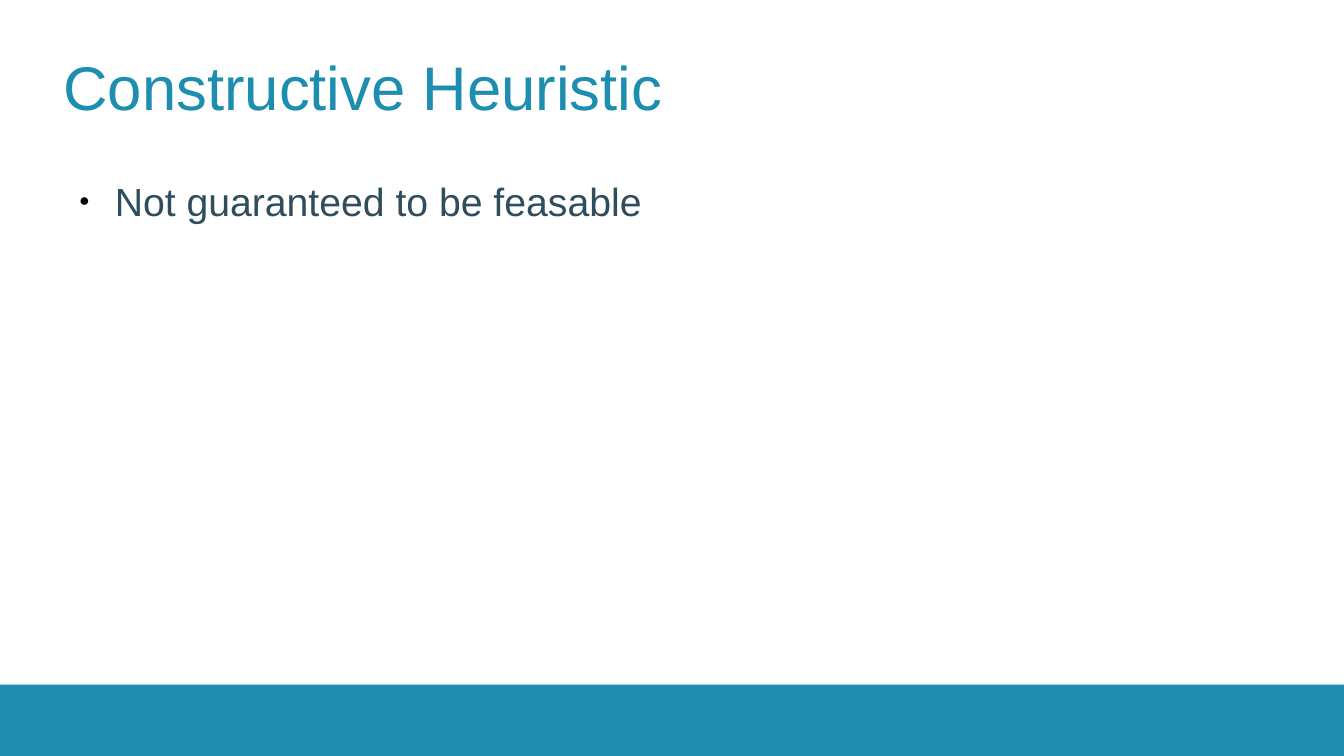
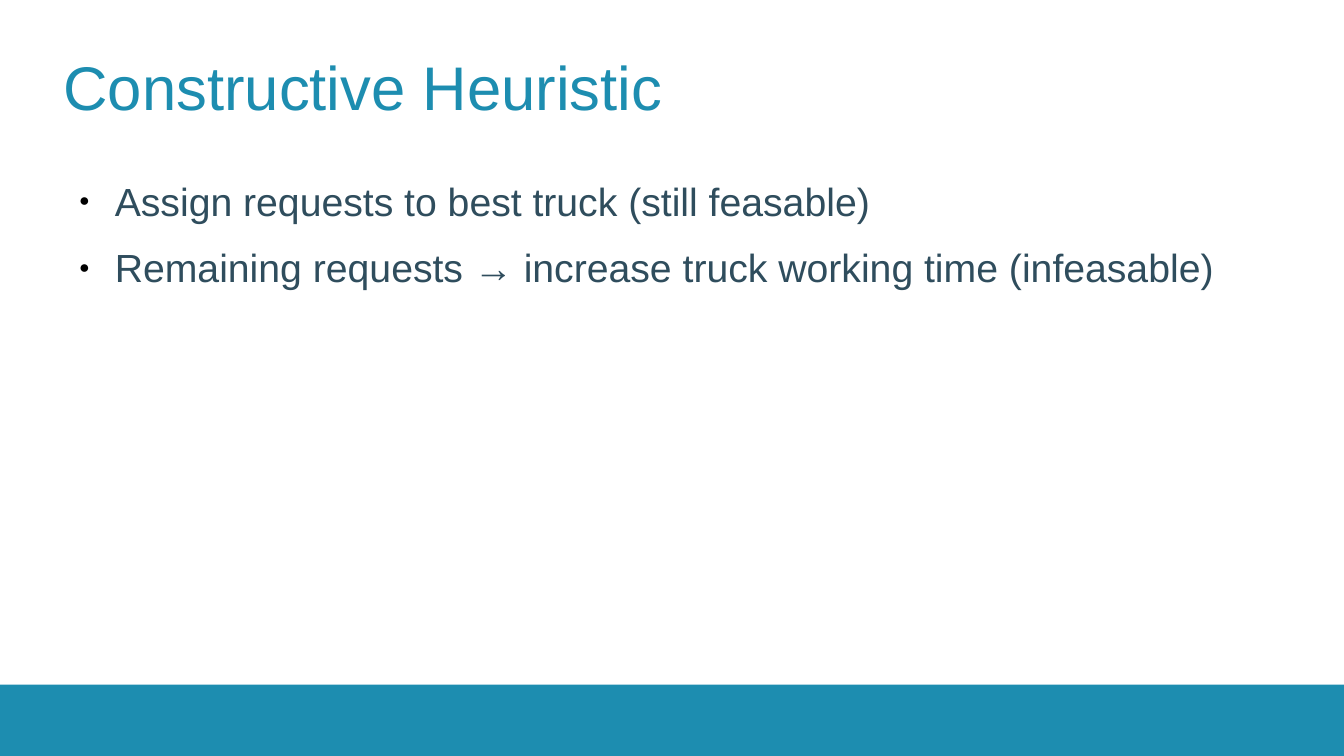
Before and after one commit to RubenMechelinck/OptimalisatieTVH, a slide deck: slide 2 of presentatie.pptx. Drawn at 1344x756 pixels with LibreOffice and Linux fonts; fonts in the diff are those of the drawing; background and template pictures are left out. Boxes give left, top, right and bottom in pixels: in the first picture for what was removed or moved away, otherwise in the second. Text is boxed around its words. In the diff, an @@ line names an element or a change of style, - is before the commit and + after.

Commit message:
update ppt

```diff
--- a/presentatie.pptx
+++ b/presentatie.pptx
@@ text at [115,187,1214,290]: text changed @@
-● Not guaranteed to be feasable
+● Assign requests to best truck (still feasable)
+● Remaining requests → increase truck working time (infeasable)
```
Also in this commit, not shown: 3 other slides changed.
